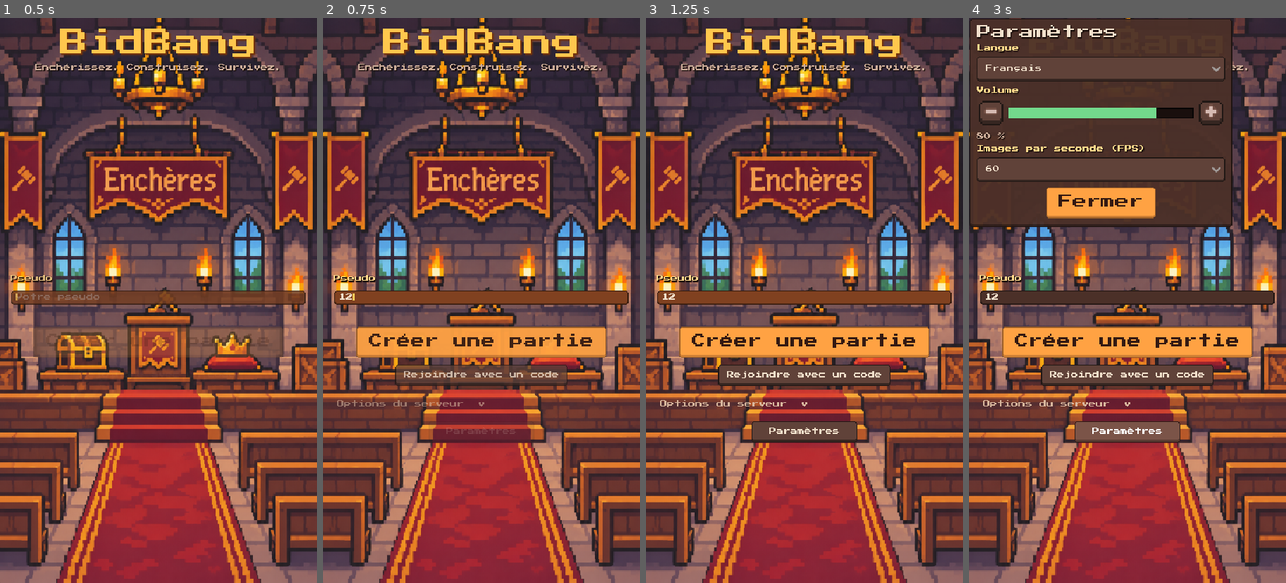
Above: before the commit, frames 1-4 (left to right).
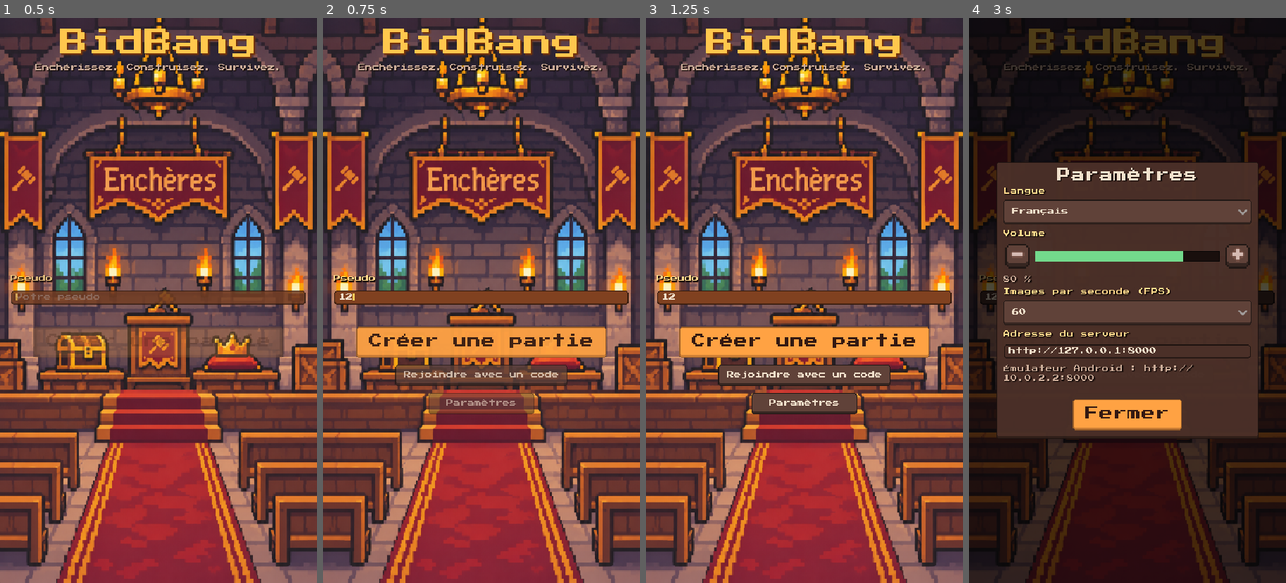
Above: after the commit, the same moments.

Repository: lucas-lucchesi/BidBang
Game: Godot game, scene res://menu.tscn
Same seed, same stepped clock (60 frames per second), same inputs: the game is played once before the commit and once after it.
Inputs (mouse positions are in pixels of both pictures, inside the frame that each line leads up to):
- Up to frame 1 (0.5 s): no input
- Up to frame 2 (0.75 s): click (481, 294) at 0.52 s; type "12" at 0.6 s
- Up to frame 3 (1.25 s): no input
- Up to frame 4 (3 s): click (1057, 402) at 1.25 s, where only the run before the commit has a clickable "Options du serveur v"; click (1057, 402) at 2 s, where only the run before the commit has a clickable "Options du serveur ^"; click "Paramètres" at 2.75 s

Frame 1 is identical in both runs. In frame 2, 1.0% of the frame differs, in the area x 4-67%, y 66-74%; in frame 3, 2.5%; in frame 4, 85%, in the area x 0-100%, y 0-100%.

Commit message:
fix settings-panel center the window and its title, and move server address into settings
Co-Authored-By: Claude Sonnet 5.5 <noreply@anthropic.com>

Diff:
--- a/bid-bang/scripts/menu.gd
+++ b/bid-bang/scripts/menu.gd
@@ -1,15 +1,12 @@
 extends Control
-## Menu : pseudo, adresse du serveur, créer / rejoindre un salon.
+## Menu : pseudo, créer / rejoindre un salon. L'adresse du serveur se règle dans les Paramètres.
 
 const UI = preload("res://scripts/ui.gd")
 const T = preload("res://scripts/texts.gd")
 const Fx = preload("res://scripts/fx.gd")
 
 var _pseudo: LineEdit
-var _server: LineEdit
 var _error: Label
-var _server_toggle: Button
-var _server_panel: VBoxContainer
 
 
 func _ready() -> void:
@@ -26,29 +23,10 @@
 	create.pressed.connect(_on_create)
 	var join: Button = UI.button(box, T.t("Rejoindre avec un code"))
 	join.pressed.connect(_on_join)
-	_build_server_option(box)
 	UI.settings_button(box, self)
 	Fx.stagger_in(box, 0.07)
 	if _pseudo.text == "":
 		_pseudo.grab_focus()
-
-
-## Réglage du serveur : masqué par défaut, ouvert par un petit bouton.
-func _build_server_option(box: VBoxContainer) -> void:
-	_server_toggle = UI.button(box, T.t("Options du serveur  ") + "v", "BackButton")
-	_server_panel = VBoxContainer.new()
-	_server_panel.visible = false
-	box.add_child(_server_panel)
-	_server = UI.field(_server_panel, T.t("Adresse du serveur"), Session.server_url)
-	UI.label(_server_panel, T.t("Émulateur Android : http://10.0.2.2:8000"), "MutedLabel")
-	_server_toggle.pressed.connect(_toggle_server)
-
-
-func _toggle_server() -> void:
-	_server_panel.visible = not _server_panel.visible
-	_server_toggle.text = T.t("Options du serveur  ") + ("^" if _server_panel.visible else "v")
-	if _server_panel.visible:
-		_server.grab_focus()
 
 
 func _validate() -> bool:
@@ -56,14 +34,11 @@
 	if name_text == "":
 		_error.text = T.t("Choisissez un pseudo.")
 		return false
-	var url: String = _server.text.strip_edges()
-	if not (url.begins_with("http://") or url.begins_with("https://")):
+	if not Session.server_url_valid():
 		_error.text = T.t("L'adresse du serveur doit commencer par http:// ou https://.")
-		if not _server_panel.visible:
-			_toggle_server()
+		UI.open_settings(self)
 		return false
 	Session.pseudo = name_text
-	Session.server_url = url
 	Session.save_settings()
 	return true
 
--- a/bid-bang/scripts/session.gd
+++ b/bid-bang/scripts/session.gd
@@ -89,6 +89,10 @@
 		_click.play()
 
 
+func server_url_valid() -> bool:
+	return server_url.begins_with("http://") or server_url.begins_with("https://")
+
+
 func is_host() -> bool:
 	return str(room.get("host_id", "")) == player_id
 
--- a/bid-bang/scripts/settings_panel.gd
+++ b/bid-bang/scripts/settings_panel.gd
@@ -10,6 +10,8 @@
 var _initial_language: String = ""
 var _vol_bar: ProgressBar
 var _vol_label: Label
+var _server: LineEdit
+var _error: Label
 
 
 static func open(host: Node) -> void:
@@ -20,22 +22,24 @@
 
 func _ready() -> void:
 	_initial_language = Session.language
-	set_anchors_preset(Control.PRESET_FULL_RECT)
+	set_anchors_and_offsets_preset(Control.PRESET_FULL_RECT)
 	mouse_filter = Control.MOUSE_FILTER_STOP
 	var dim := ColorRect.new()
 	dim.color = Color(0, 0, 0, 0.7)
-	dim.set_anchors_preset(Control.PRESET_FULL_RECT)
+	dim.set_anchors_and_offsets_preset(Control.PRESET_FULL_RECT)
 	add_child(dim)
 	var center := CenterContainer.new()
-	center.set_anchors_preset(Control.PRESET_FULL_RECT)
+	center.set_anchors_and_offsets_preset(Control.PRESET_FULL_RECT)
 	add_child(center)
 	var panel := PanelContainer.new()
 	panel.custom_minimum_size = Vector2(300, 0)
+	panel.size_flags_horizontal = Control.SIZE_SHRINK_CENTER
+	panel.size_flags_vertical = Control.SIZE_SHRINK_CENTER
 	center.add_child(panel)
 	var box := VBoxContainer.new()
 	box.add_theme_constant_override("separation", 6)
 	panel.add_child(box)
-	UI.label(box, "Paramètres", "HeadingLabel")
+	UI.label(box, "Paramètres", "HeadingLabel").horizontal_alignment = HORIZONTAL_ALIGNMENT_CENTER
 	# langue
 	var lang: OptionButton = UI.option(box, "Langue", ["Français", "English"], ["fr", "en"], Session.language)
 	lang.item_selected.connect(_on_language.bind(lang))
@@ -62,6 +66,11 @@
 		labels.append("Illimité" if v == 0 else str(v))
 	var fps: OptionButton = UI.option(box, "Images par seconde (FPS)", labels, FPS_VALUES, Session.max_fps)
 	fps.item_selected.connect(_on_fps.bind(fps))
+	# serveur
+	_server = UI.field(box, "Adresse du serveur", Session.server_url)
+	_server.text_changed.connect(_on_server_text)
+	UI.label(box, "Émulateur Android : http://10.0.2.2:8000", "MutedLabel")
+	_error = UI.label(box, "", "ErrorLabel")
 	var close: Button = UI.button(box, "Fermer", "PrimaryButton")
 	close.pressed.connect(_on_close)
 
@@ -91,7 +100,16 @@
 	Session.save_settings()
 
 
+func _on_server_text(text: String) -> void:
+	Session.server_url = text.strip_edges()
+	_error.text = ""
+
+
 func _on_close() -> void:
+	if not Session.server_url_valid():
+		_error.text = T.t("L'adresse du serveur doit commencer par http:// ou https://.")
+		return
+	Session.save_settings()
 	var changed: bool = Session.language != _initial_language
 	queue_free()
 	if changed:
--- a/bid-bang/scripts/ui.gd
+++ b/bid-bang/scripts/ui.gd
@@ -79,10 +79,13 @@
 ## Bouton "Paramètres" qui ouvre la fenêtre de réglages par-dessus l'écran courant.
 static func settings_button(parent: Node, host: Node) -> Button:
 	var b: Button = button(parent, "Paramètres")
-	b.pressed.connect(func() -> void:
-		var panel_script: GDScript = load("res://scripts/settings_panel.gd")
-		panel_script.call("open", host))
+	b.pressed.connect(func() -> void: open_settings(host))
 	return b
+
+
+static func open_settings(host: Node) -> void:
+	var panel_script: GDScript = load("res://scripts/settings_panel.gd")
+	panel_script.call("open", host)
 
 
 static func goto(node: Node, path: String) -> bool:
Not shown, added: bid-bang/scripts/settings_panel.gd.uid
Not shown, added: bid-bang/scripts/texts.gd.uid
